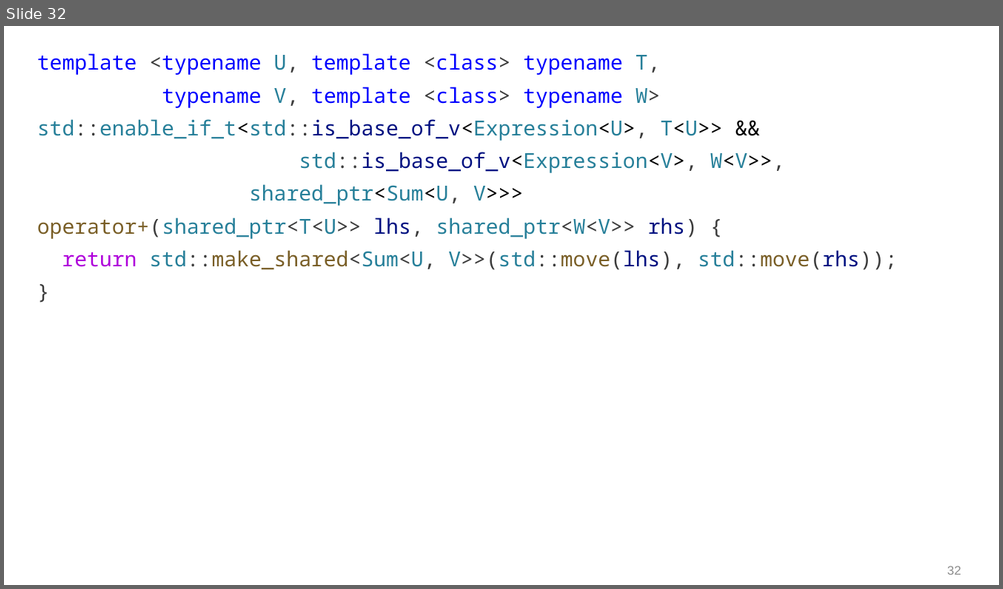
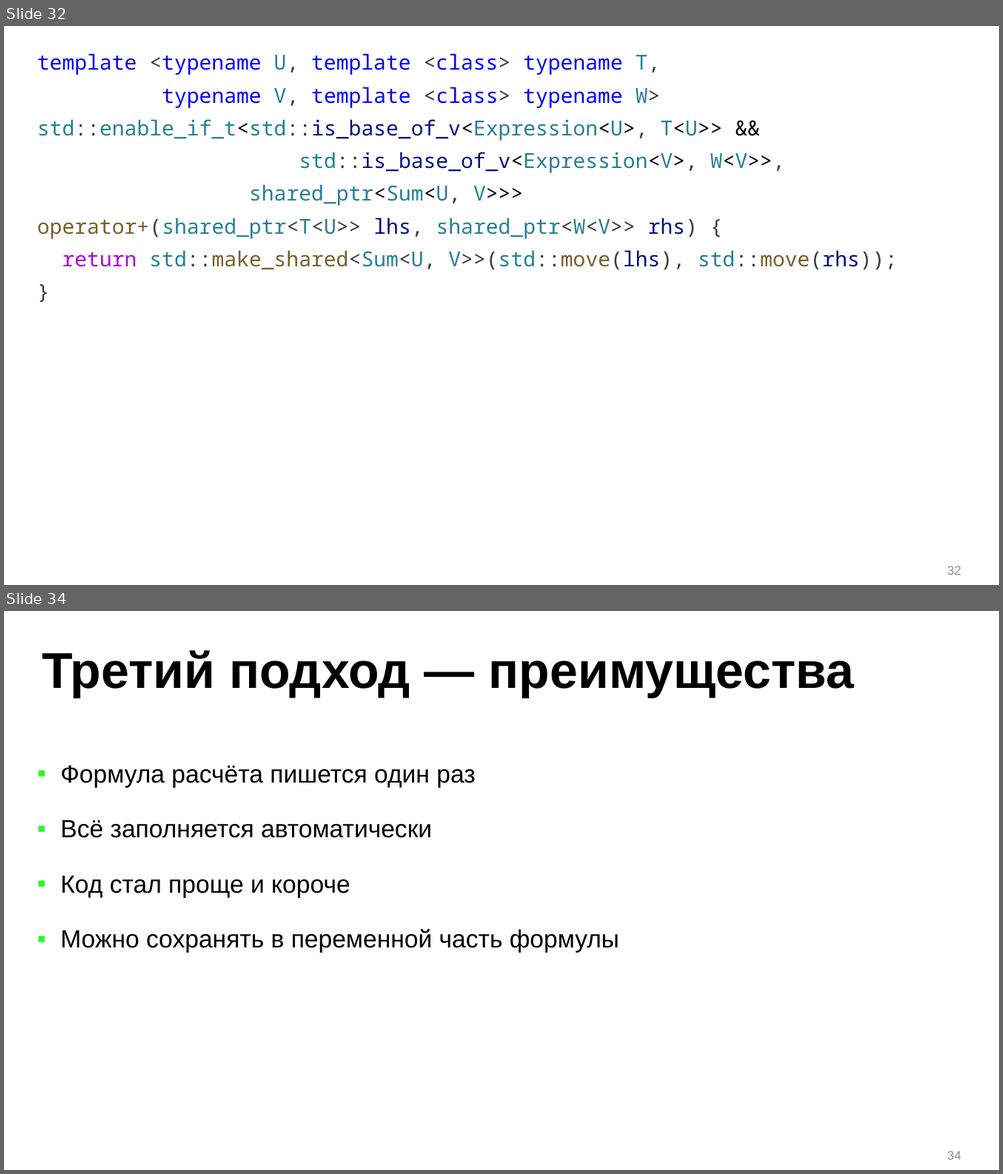
Before and after one commit to ishfb/zcc23, a slide deck: slides_new.pptx. Shown one above the other, each under a label of ours: slide 32 before the commit, slides 32 and 34 after it; the slides between them are not shown. The pictures are 1003x589 and 1003x1174 pixels, drawn with LibreOffice and Linux fonts; fonts in the diff are those of the drawing. Boxes give left, top, right and bottom in pixels: in the first picture for what was removed or moved away, otherwise in the second. Text is boxed around its words. In the diff, an @@ line names an element or a change of style, - is before the commit and + after.

```diff
--- a/slides_new.pptx
+++ b/slides_new.pptx
@@ slide 34 added at (x1=4, y1=611, x2=999, y2=1170), background #FFFFFF @@
@@ title added at (x1=42, y1=650, x2=854, y2=698), 48.6 pt, text #000000, bold @@
+Третий подход — преимущества
@@ text added at (x1=60, y1=765, x2=619, y2=953), 24 pt, text #000000 @@
+▪ Формула расчёта пишется один раз
+▪ Всё заполняется автоматически
+▪ Код стал проще и короче
+▪ Можно сохранять в переменной часть формулы
@@ page number added at (x1=947, y1=1151, x2=961, y2=1160), 12 pt, text #8C8C8C @@
+34
```
Also in this commit, not shown: 1 slide changed, 3 other slides added.
